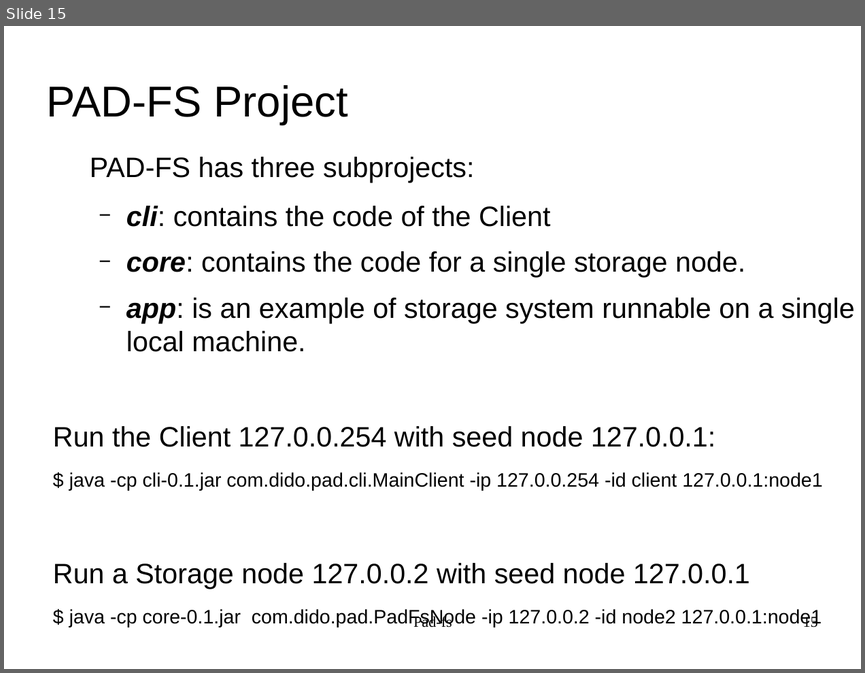
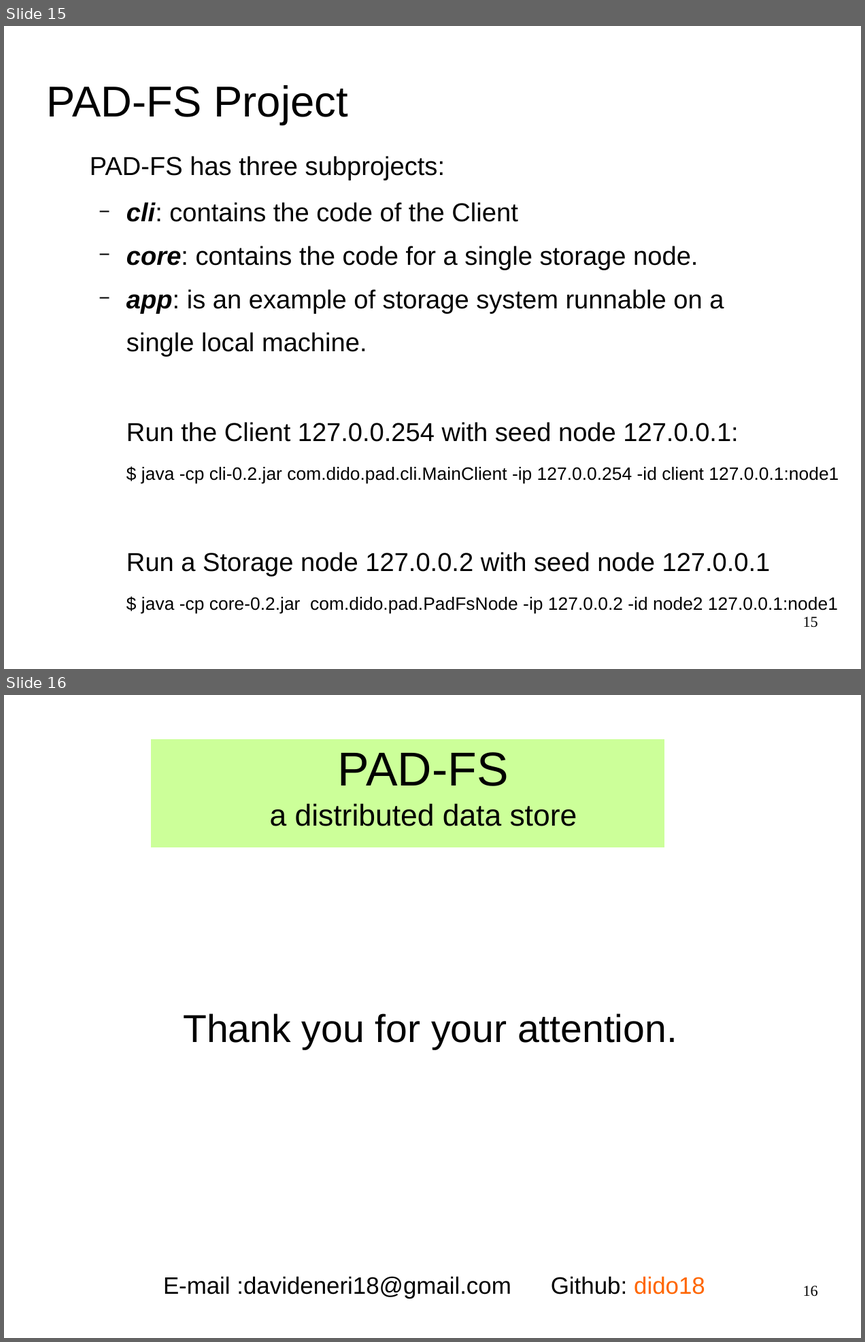
Before and after one commit to bhyvex/PAD-FileSystem, a slide deck: docs/Pad-fs_slides/Pad-fs_Neri.odp. Shown one above the other, each under a label of ours: slide 15 before the commit, slides 15 and 16 after it. The pictures are 865x673 and 865x1342 pixels, drawn with LibreOffice and Linux fonts; fonts in the diff are those of the drawing; background and template pictures are left out. Boxes give left, top, right and bottom in pixels: in the first picture for what was removed or moved away, otherwise in the second. Text is boxed around its words. In the diff, an @@ line names an element or a change of style, - is before the commit and + after.

```diff
--- a/docs/Pad-fs_slides/Pad-fs_Neri.odp
+++ b/docs/Pad-fs_slides/Pad-fs_Neri.odp
@@ slide 16 added at <box>4,695,861,1338</box>, background #FFFFFF @@
@@ rectangle added at <box>151,739,665,848</box>, fill #CCFF99, outline #FFFFFF 0 pt @@
@@ title added at <box>270,752,577,826</box>, 28 pt, text #000000 @@
+PAD-FS
+a distributed data store
@@ text added at <box>183,1013,677,1049</box>, 36 pt, text #000000 @@
+Thank you for your attention.
@@ text added at <box>163,1276,705,1298</box>, 22 pt, text #000000 @@
+E-mail :davideneri18@gmail.com Github: dido18
@@ page number added at <box>803,1285,818,1296</box>, 14 pt, text #000000 @@
+16
@@ slide 15 changed as well @@
@@ text at <box>90,156,770,576</box>: size 26 to 24.1 pt in "PAD-FS has three subprojects:", "cli: contains the code of the Client", "core: contains the code for a single ...", "Run the Client 127.0.0.254 with seed node ..." and 1 more places @@
@@ text at <box>126,289,723,356</box>: text changed; size 26 to 24.1 pt @@
-  − app: is an example of storage system runnable on a single local machine.
+  − app: is an example of storage system runnable on a
+  single local machine.
@@ text at <box>141,467,838,484</box>: text changed; size 18 to 16.6 pt @@
-$ java -cp cli-0.1.jar com.dido.pad.cli.MainClient -ip 127.0.0.254 -id client 127.0.0.1:node1
+$ java -cp cli-0.2.jar com.dido.pad.cli.MainClient -ip 127.0.0.254 -id client 127.0.0.1:node1
@@ text at <box>141,597,838,614</box>: text changed; size 18 to 16.6 pt @@
-$ java -cp core-0.1.jar com.dido.pad.PadFsNode -ip 127.0.0.2 -id node2 127.0.0.1:node1
+$ java -cp core-0.2.jar com.dido.pad.PadFsNode -ip 127.0.0.2 -id node2 127.0.0.1:node1
@@ text removed at <box>413,614,452,627</box> @@
-Pad-fs
```
Also in this commit, not shown: 14 other slides changed, 1 other file.
